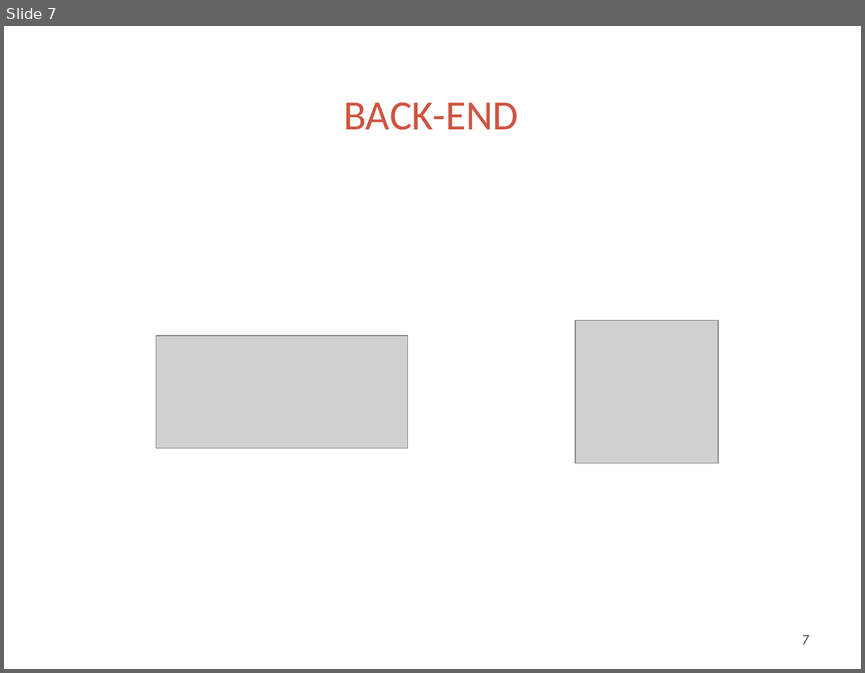
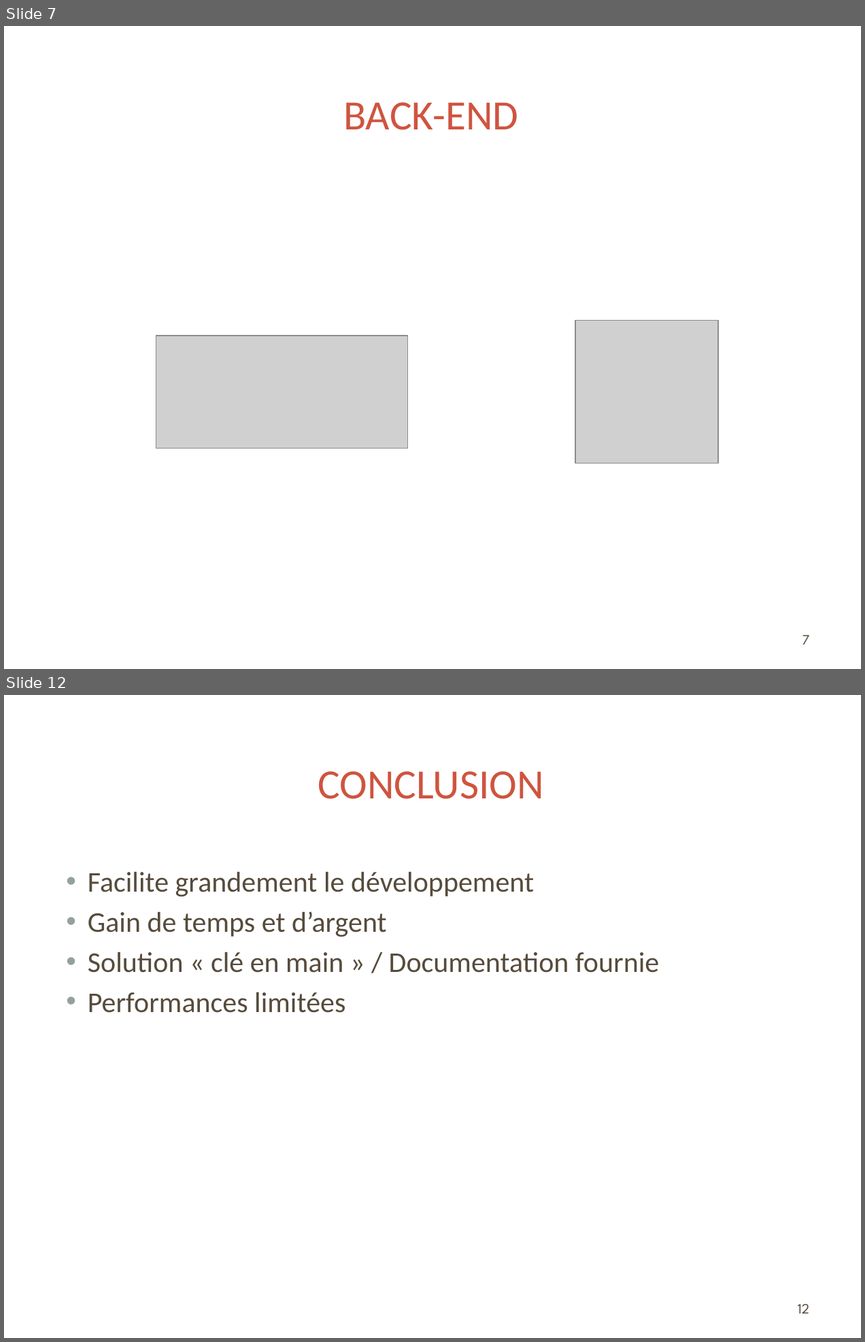
Before and after one commit to rikoste/ionicApp, a slide deck: presentation.pptx. Shown one above the other, each under a label of ours: slide 7 before the commit, slides 7 and 12 after it; the slides between them are not shown. The pictures are 865x673 and 865x1342 pixels, drawn with LibreOffice and Linux fonts; fonts in the diff are those of the drawing; grey boxes stand for pictures; background and template pictures are left out. Boxes give left, top, right and bottom in pixels: in the first picture for what was removed or moved away, otherwise in the second. Text is boxed around its words. In the diff, an @@ line names an element or a change of style, - is before the commit and + after.

Commit message:
+ Conclusion

```diff
--- a/presentation.pptx
+++ b/presentation.pptx
@@ slide 12 added at (4, 695, 861, 1338), background picture (left out); not listed: 3 template elements that a slide beside it also shows @@
@@ title added at (318, 771, 544, 799), 35 pt, text #CF543F @@
+CONCLUSION
@@ text added at (88, 872, 659, 1013), 24 pt, text #564B3C @@
+• Facilite grandement le développement
+• Gain de temps et d’argent
+• Solution « clé en main » / Documentation fournie
+• Performances limitées
@@ page number added at (798, 1304, 810, 1313), 12 pt, text #564B3C @@
+12
```
Also in this commit, not shown: 5 slides changed.
